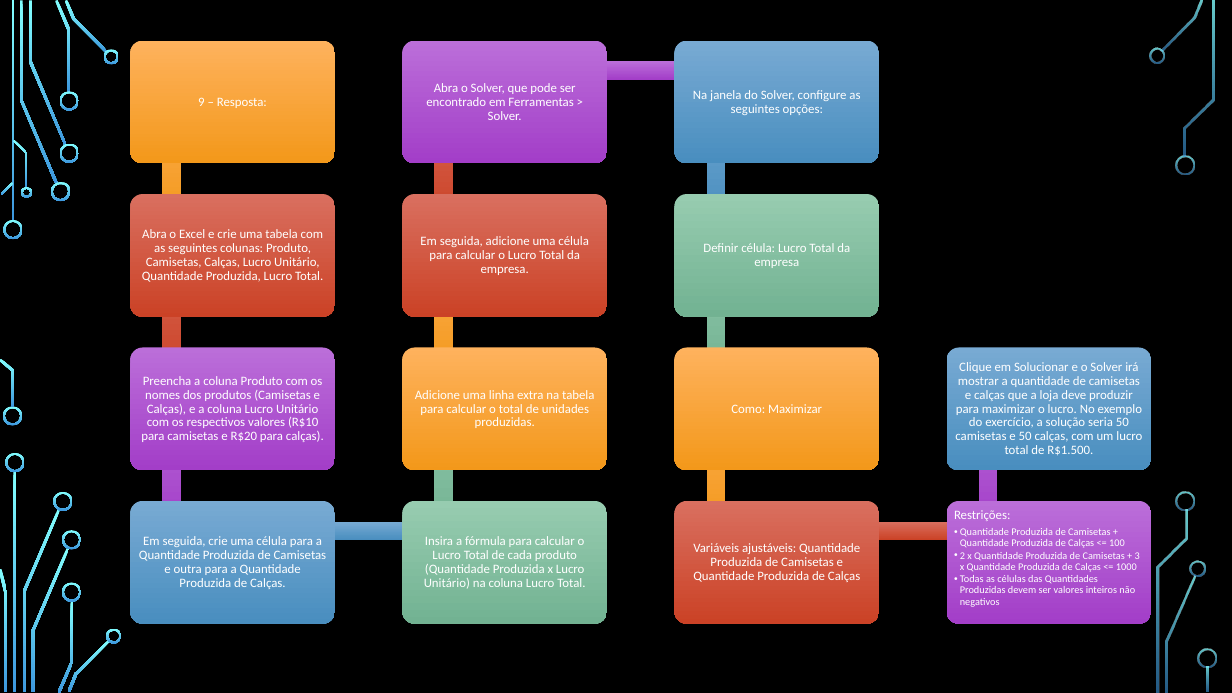
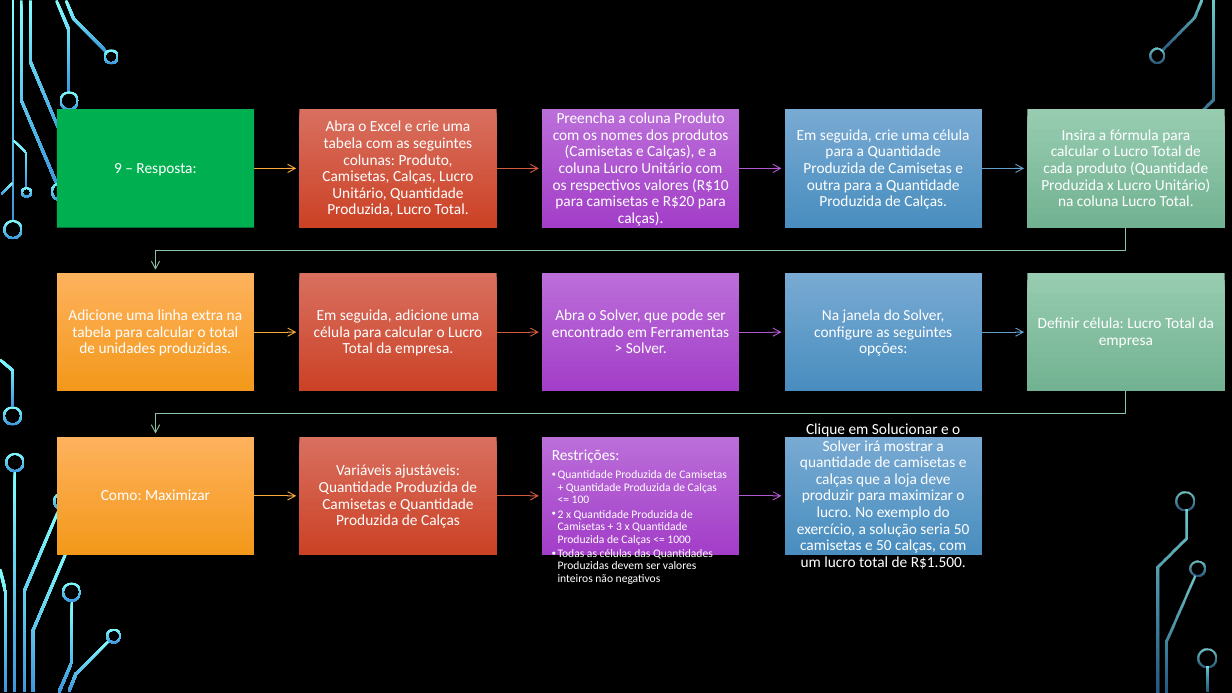
Before and after one commit to VitorKaviski/Curso_Kaviski_Excel_Basico_ao_Avancado, a slide deck: slide 40 of Curso Excel/Intermediário/Aula 1/Aula 1 - Excel/Curso Excel - Intermediário.pptx. Drawn at 1232x693 pixels with LibreOffice and Linux fonts; fonts in the diff are those of the drawing; background and template pictures are left out. Boxes give left, top, right and bottom in pixels: in the first picture for what was removed or moved away, otherwise in the second. Text is boxed around its words. In the diff, an @@ line names an element or a change of style, - is before the commit and + after.

```diff
--- a/Curso Excel/Intermediário/Aula 1/Aula 1 - Excel/Curso Excel - Intermediário.pptx
+++ b/Curso Excel/Intermediário/Aula 1/Aula 1 - Excel/Curso Excel - Intermediário.pptx
@@ text "9 – Resposta:": place and size @@
-text "9 – Resposta:" at [198,97,267,108]
+text "9 – Resposta:" at [114,163,196,176]
@@ text "Abra o Excel e crie ...": place and size @@
-text "Abra o Excel e crie ..." at [142,229,323,282]
+text "Abra o Excel e crie ..." at [322,120,473,216]
@@ rectangle at [299,109,496,227]: rotation 270 to 0 degrees @@
@@ text "Preencha a coluna Produto com ...": place and size @@
-text "Preencha a coluna Produto com ..." at [141,376,324,442]
+text "Preencha a coluna Produto com ..." at [553,112,729,226]
@@ text "Em seguida, crie uma célula ...": place and size @@
-text "Em seguida, crie uma célula ..." at [139,536,327,589]
+text "Em seguida, crie uma célula ..." at [797,129,970,209]
@@ text "Insira a fórmula para calcular ...": place and size @@
-text "Insira a fórmula para calcular ..." at [424,536,585,589]
+text "Insira a fórmula para calcular ..." at [1041,129,1210,206]
@@ freeform shape removed at [59,143,79,163] @@
@@ text "Adicione uma linha extra na ...": place and size @@
-text "Adicione uma linha extra na ..." at [415,390,594,428]
+text "Adicione uma linha extra na ..." at [68,309,242,356]
@@ text "Em seguida, adicione uma célula ...": place and size @@
-text "Em seguida, adicione uma célula ..." at [420,236,588,275]
+text "Em seguida, adicione uma célula ..." at [314,309,482,356]
@@ text "Abra o Solver, que pode ...": place and size @@
-text "Abra o Solver, que pode ..." at [426,83,576,120]
+text "Abra o Solver, que pode ..." at [552,309,729,353]
@@ text "Na janela do Solver, configure ...": place and size @@
-text "Na janela do Solver, configure ..." at [693,90,860,115]
+text "Na janela do Solver, configure ..." at [814,309,952,356]
@@ text "Definir célula: Lucro Total da ...": place and size @@
-text "Definir célula: Lucro Total da ..." at [703,243,850,268]
+text "Definir célula: Lucro Total da ..." at [1038,317,1214,348]
@@ group removed at [130,41,1151,624]: 14 rounded rectangles, 12 rectangles @@
@@ text "Como: Maximizar": place and size @@
-text "Como: Maximizar" at [731,404,822,413]
+text "Como: Maximizar" at [101,489,210,500]
@@ size 10 to 12 pt in 13 elements at [114,163,196,176], [314,309,482,356], [322,120,473,216], [797,423,970,567], [553,112,729,226], [797,129,970,209], [1041,129,1210,206], [68,309,242,356], [552,309,729,353], [814,309,952,356], [1038,317,1214,348], [101,489,210,500], [319,464,477,528] @@
@@ text "Variáveis ajustáveis: Quantidade Produzida de ...": place and size @@
-text "Variáveis ajustáveis: Quantidade Produzida de ..." at [693,543,860,582]
+text "Variáveis ajustáveis: Quantidade Produzida de ..." at [319,464,477,528]
@@ text "Restrições:": place and size @@
-text "Restrições:" at [954,510,1140,607]
+text "Restrições:" at [552,449,727,584]
@@ text "Restrições:" at [552,449,727,584]: size 10 to 12 pt in "Restrições:"; size 8 to 9 pt @@
@@ text "Clique em Solucionar e o ...": place and size @@
-text "Clique em Solucionar e o ..." at [955,362,1142,455]
+text "Clique em Solucionar e o ..." at [797,423,970,567]
@@ group added at [57,109,1225,555]: 13 freeform shapes, 13 rectangles @@
```
Also in this commit, not shown: 3 other slides changed.
